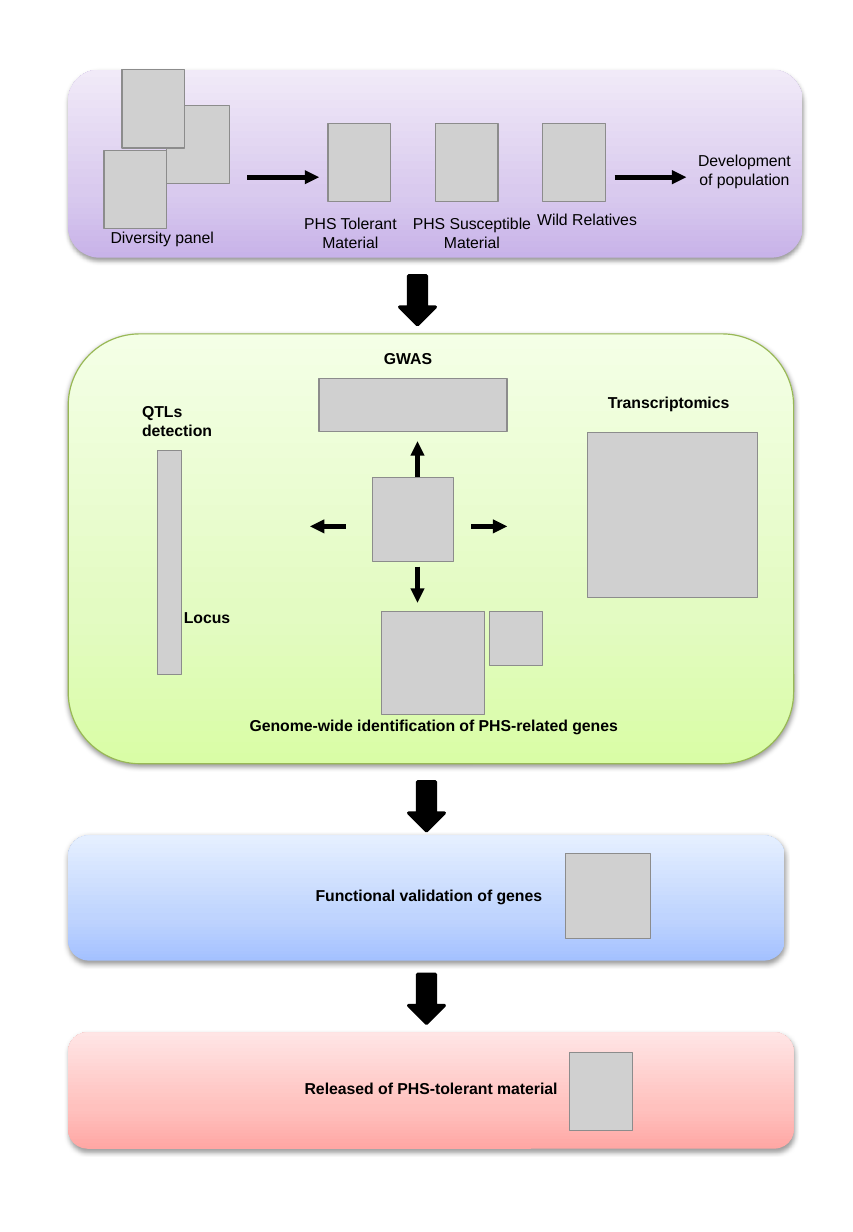
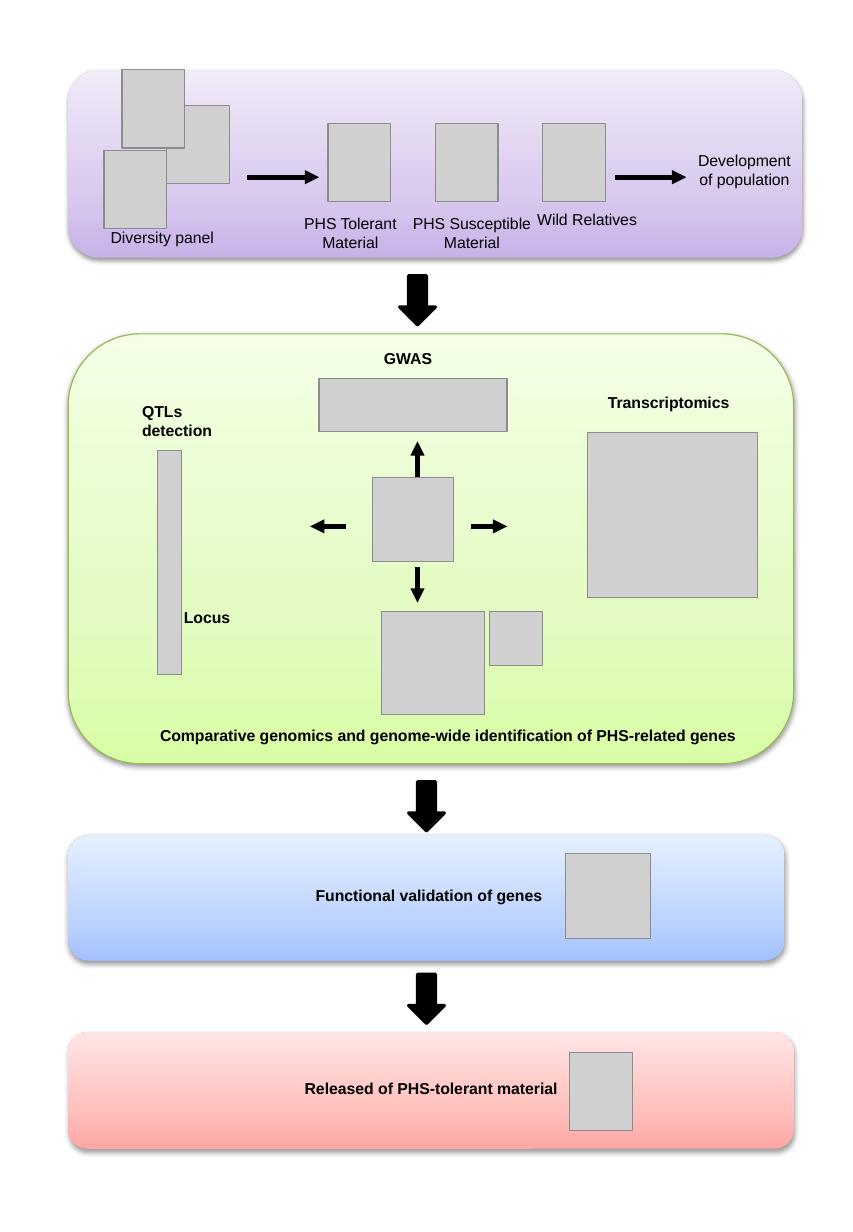
Before and after one commit to Yedomon/auxin_repressed_gene, a slide deck: slide 1 of Figure.pptx. Drawn at 853x1232 pixels with LibreOffice and Linux fonts; fonts in the diff are those of the drawing; grey boxes stand for pictures. Boxes give left, top, right and bottom in pixels: in the first picture for what was removed or moved away, otherwise in the second. Text is boxed around its words. In the diff, an @@ line names an element or a change of style, - is before the commit and + after.

```diff
--- a/Figure.pptx
+++ b/Figure.pptx
@@ text at box(160, 729, 736, 745): text changed @@
-Genome-wide identification of PHS-related genes
+Comparative genomics and genome-wide identification of PHS-related genes
```
Also in this commit, not shown: 1 other file.
